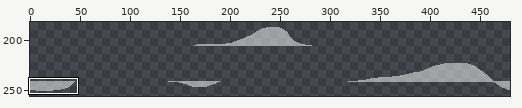
Pixel-art file, stored at Assets/Arts/GameUI/Canvas_Border_Btn/AllMenuUI/MainMenu/MainMenuBackGround/Cloud.aseprite. The picture above shows the old version from afar; the outline marks the close-up.
Close-up. Before the commit:
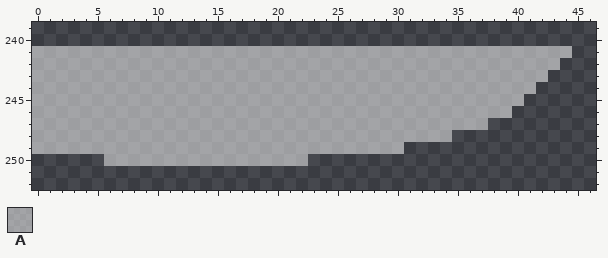
480x270 pixels, 1 frame. Shown: x 0..46, y 239..252. The wide view leaves out empty margins. The commit also changed other parts of the picture, which this record leaves out.
Palette (. is transparent): A #ffffff80
The result:
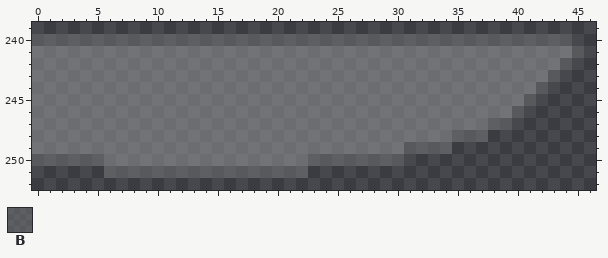
Colours new in this view: B #75757580
From old to new:
Colour A changes from #ffffff80 to #9e9e9e80.
Colour B is added in row 240 at x 0 to 44; in row 241 at x 45; in row 242 at x 44; in row 243 at x 43; in row 244 at x 42; in row 245 at x 41.
Colour B is added in row 246 at x 40; in row 247 at x 38 to 39; in row 248 at x 35 to 37; in row 249 at x 31 to 34; in row 250 at x 0 to 5 and 23 to 30; in row 251 at x 6 to 22.
